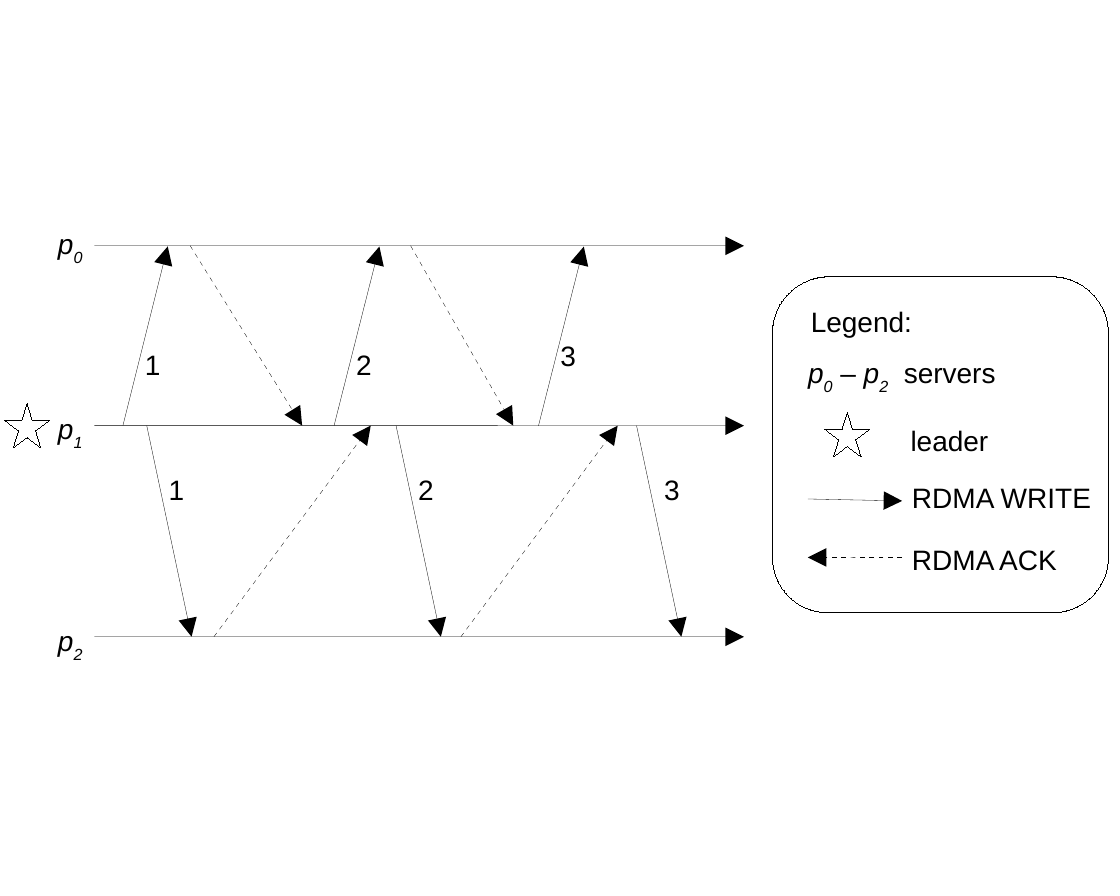
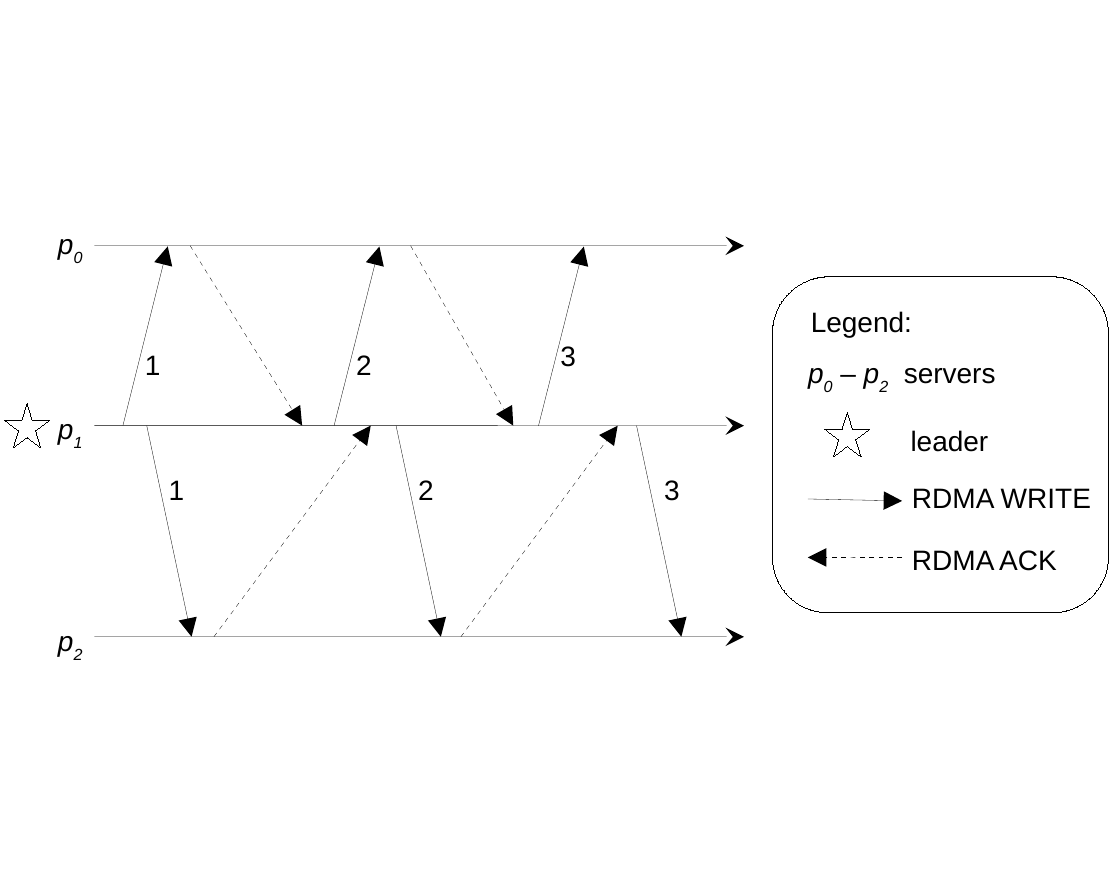
Before and after one commit to MichaelXSChen/RS-paper, a slide deck: slide 1 of figures/dare.odp. Drawn at 1120x896 pixels with LibreOffice and Linux fonts; fonts in the diff are those of the drawing. Boxes give left, top, right and bottom in pixels: in the first picture for what was removed or moved away, otherwise in the second. Text is boxed around its words. In the diff, an @@ line names an element or a change of style, - is before the commit and + after.

Commit message:
update dare fig

```diff
--- a/figures/dare.odp
+++ b/figures/dare.odp
@@ arrow (94, 246) - (744, 246): arrowheads changed @@
@@ arrow (94, 426) - (744, 426): arrowheads changed @@
@@ arrow (94, 636) - (744, 636): arrowheads changed @@
```
